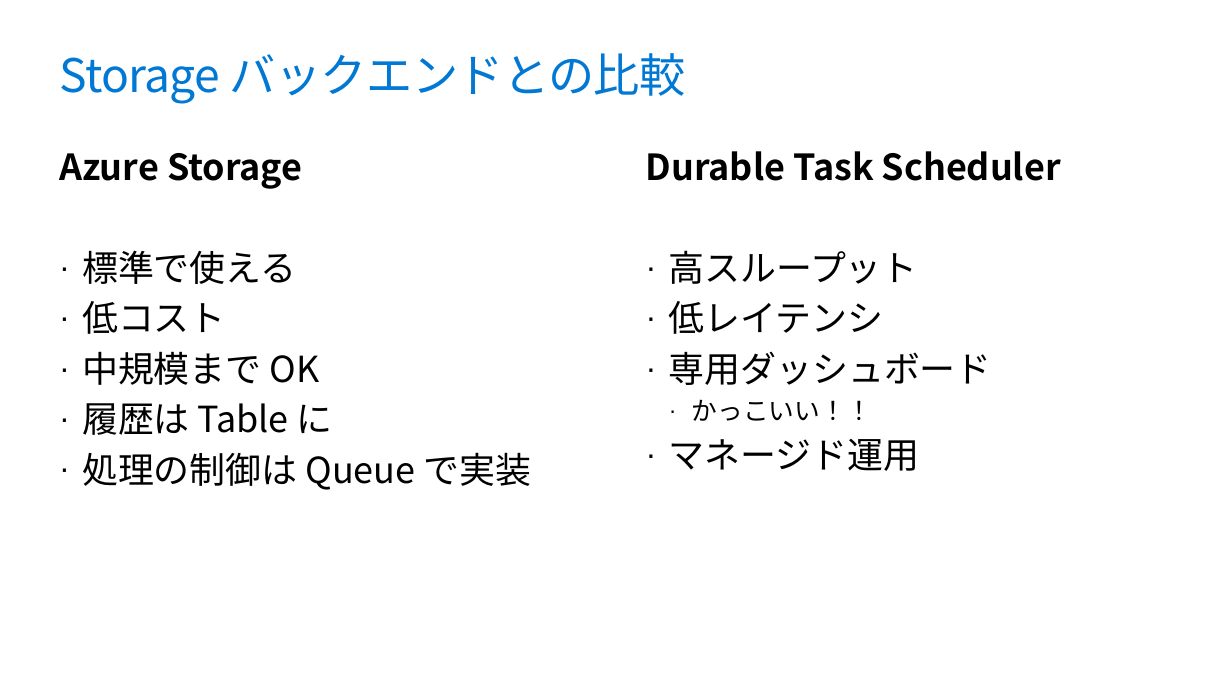
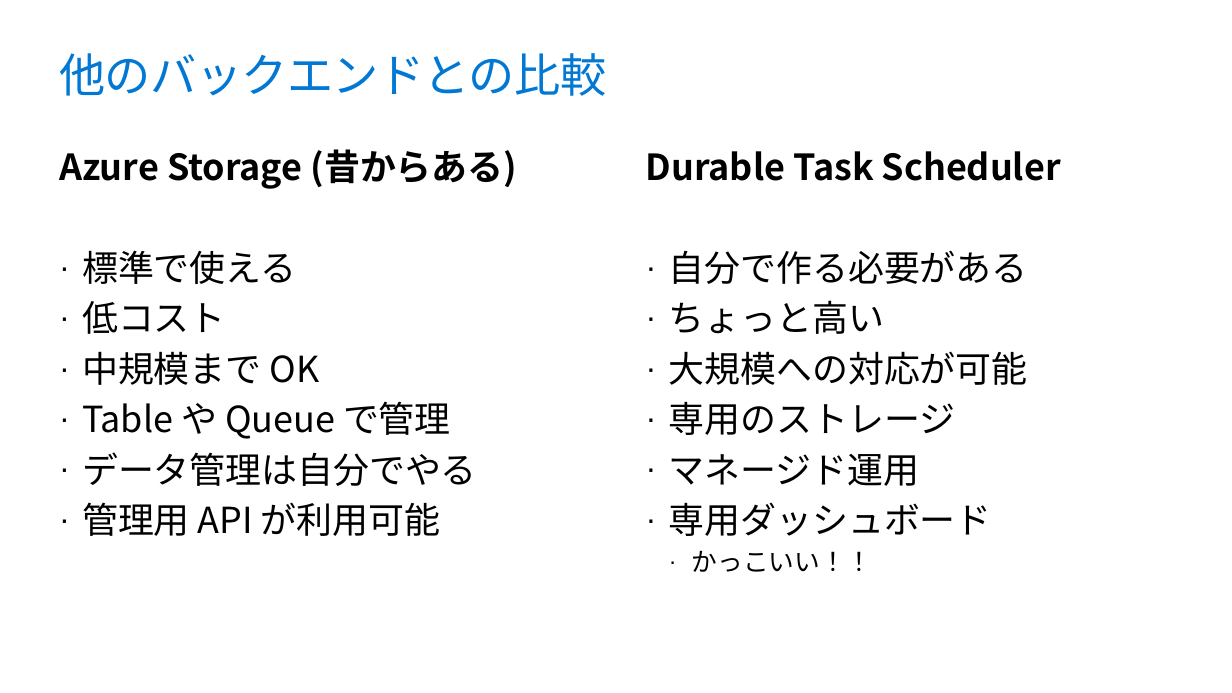
Before and after one commit to runceel/yonayona-durable, a slide deck: slide 19 of slides/slides.pptx (slide 17 before the commit). Drawn at 1232x693 pixels with LibreOffice and Linux fonts; fonts in the diff are those of the drawing; background and template pictures are left out. Boxes give left, top, right and bottom in pixels: in the first picture for what was removed or moved away, otherwise in the second. Text is boxed around its words. In the diff, an @@ line names an element or a change of style, - is before the commit and + after.

```diff
--- a/slides/slides.pptx
+++ b/slides/slides.pptx
@@ title at bbox=[59, 53, 606, 96]: text changed @@
-Storage バックエンドとの比較
+他のバックエンドとの比較
@@ text at bbox=[59, 149, 518, 189]: text changed @@
-Azure Storage
+Azure Storage (昔からある)
@@ text at bbox=[669, 250, 1028, 486]: text changed @@
-· 高スループット
-· 低レイテンシ
+· 自分で作る必要がある
+· ちょっと高い
+· 大規模への対応が可能
+· 専用のストレージ
+· マネージド運用
@@ text at bbox=[82, 401, 477, 536]: text changed @@
-· 履歴は Table に
-· 処理の制御は Queue で実装
+· Table や Queue で管理
+· データ管理は自分でやる
+· 管理用 API が利用可能
@@ text at bbox=[669, 439, 920, 471]: paragraph removed @@
-· マネージド運用
```
Also in this commit, not shown: 10 other slides changed, 3 slides added, 2 slides removed, 4 other files.
